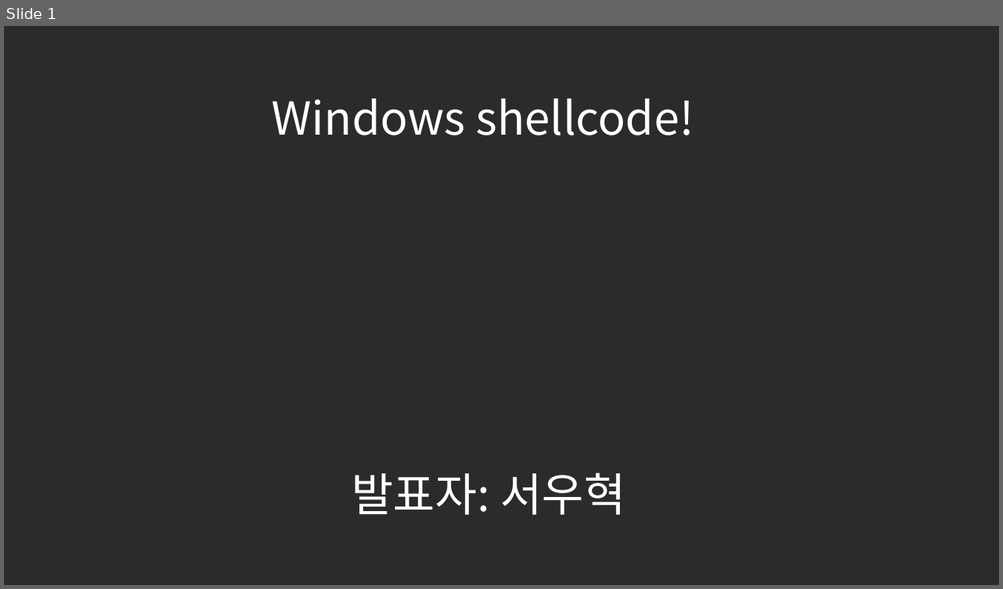
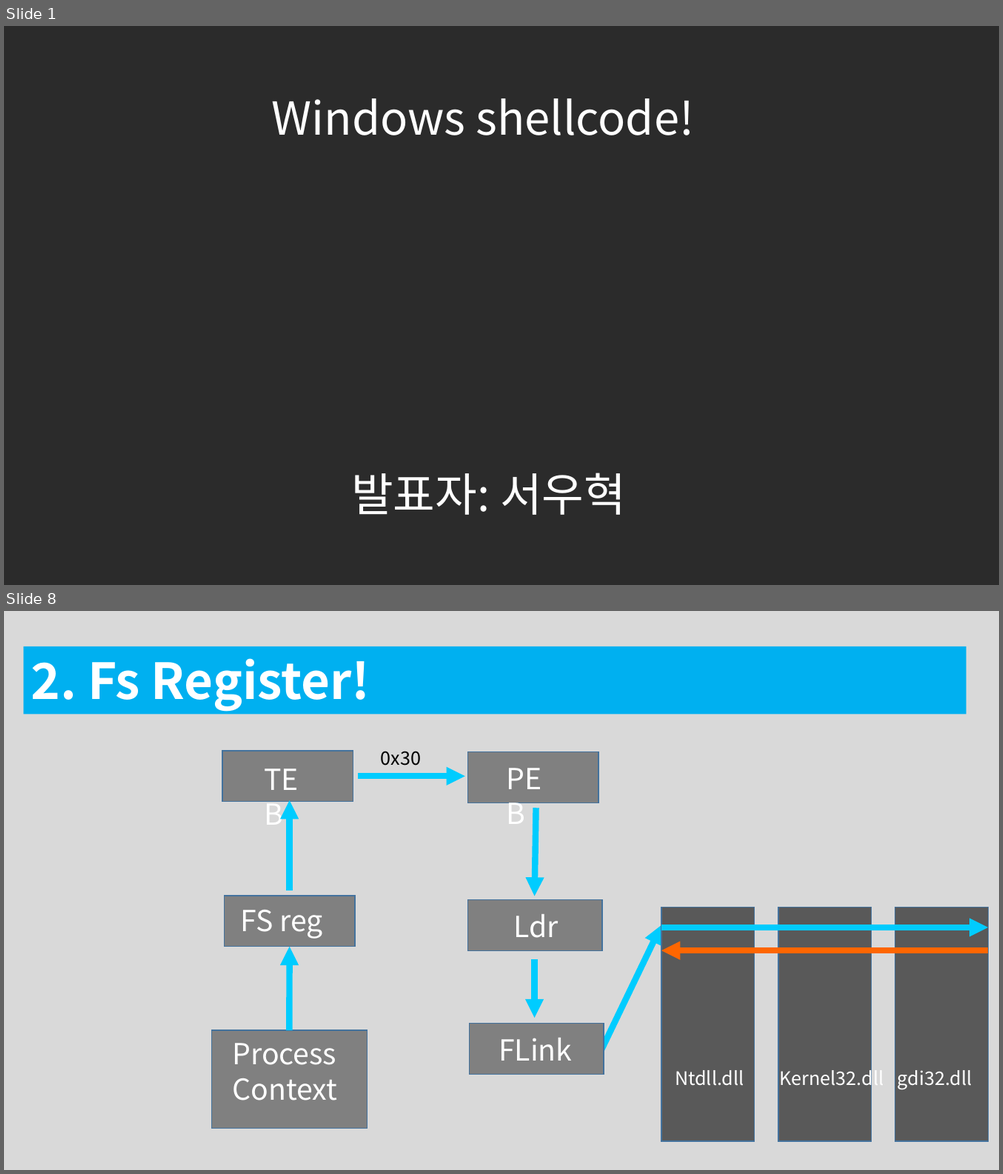
Before and after one commit to traitor0213/universal-shellcode, a slide deck: 123545.pptx. Shown one above the other, each under a label of ours: slide 1 before the commit, slides 1 and 8 after it; the slides between them are not shown. The pictures are 1003x589 and 1003x1174 pixels, drawn with LibreOffice and Linux fonts; fonts in the diff are those of the drawing; background and template pictures are left out; a plain dark background stands for a picture behind light text. Boxes give left, top, right and bottom in pixels: in the first picture for what was removed or moved away, otherwise in the second. Text is boxed around its words. In the diff, an @@ line names an element or a change of style, - is before the commit and + after.

```diff
--- a/123545.pptx
+++ b/123545.pptx
@@ slide 8 added at [4,611,999,1170], background #D9D9D9 @@
@@ rectangle added at [23,646,966,714], fill #00B0F0, 48 pt, text #FFFFFF, bold @@
+2. Fs Register!
@@ rectangle added at [222,751,353,801], fill #808080, outline #43739E 1 pt @@
@@ text added at [257,758,323,800], 28 pt, text #FFFFFF @@
+TEB
@@ text added at [381,751,421,766], 18 pt, text #000000 @@
+0x30
@@ arrow added from (358, 777) to (465, 777), #00CCFF 6 pt @@
@@ arrow added from (290, 891) to (290, 800), #00CCFF 6 pt @@
@@ rectangle added at [224,896,355,947], fill #808080, outline #43739E 1 pt @@
@@ text added at [241,910,323,939], 28 pt, text #FFFFFF @@
+FS reg
@@ group added at [467,752,988,1142]: 5 rectangles, 5 texts, 4 arrows @@
+Ntdll.dll
+Kernel32.dll
+gdi32.dll
+PEB
+Ldr
@@ arrow added from (602, 1051) to (661, 925), #00CCFF 6 pt @@
@@ arrow added from (289, 1031) to (290, 947), #00CCFF 6 pt @@
@@ rectangle added at [211,1031,367,1129], fill #808080, outline #43739E 1 pt @@
@@ rectangle added at [469,1024,603,1074], fill #808080, outline #43739E 1 pt @@
@@ text added at [233,1043,337,1101], 28 pt, text #FFFFFF @@
+Process
+Context
@@ text added at [498,1038,572,1061], 28 pt, text #FFFFFF @@
+FLink
```
Also in this commit, not shown: 20 slides changed, 3 other slides added, 3 slides removed.
